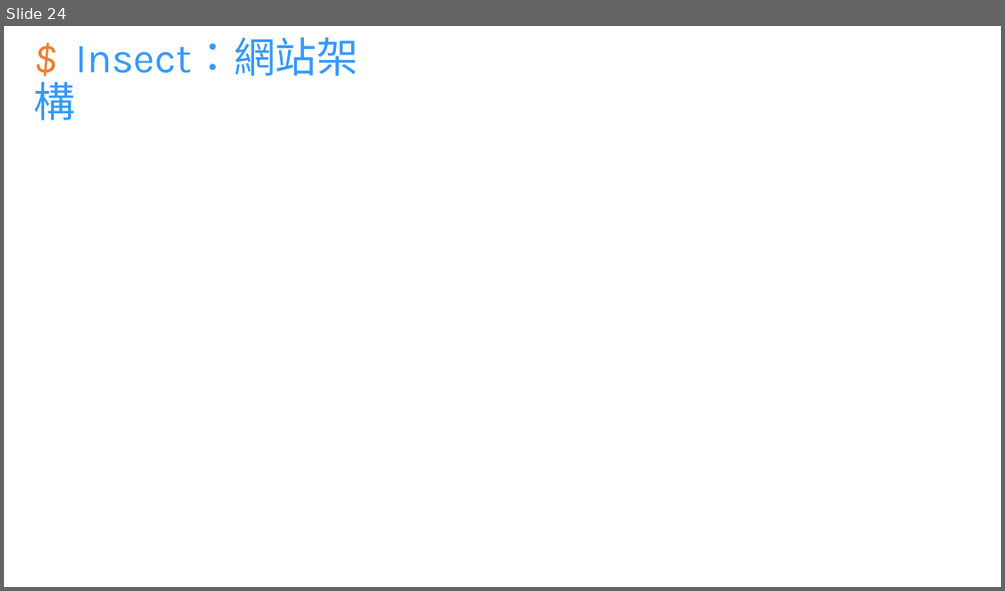
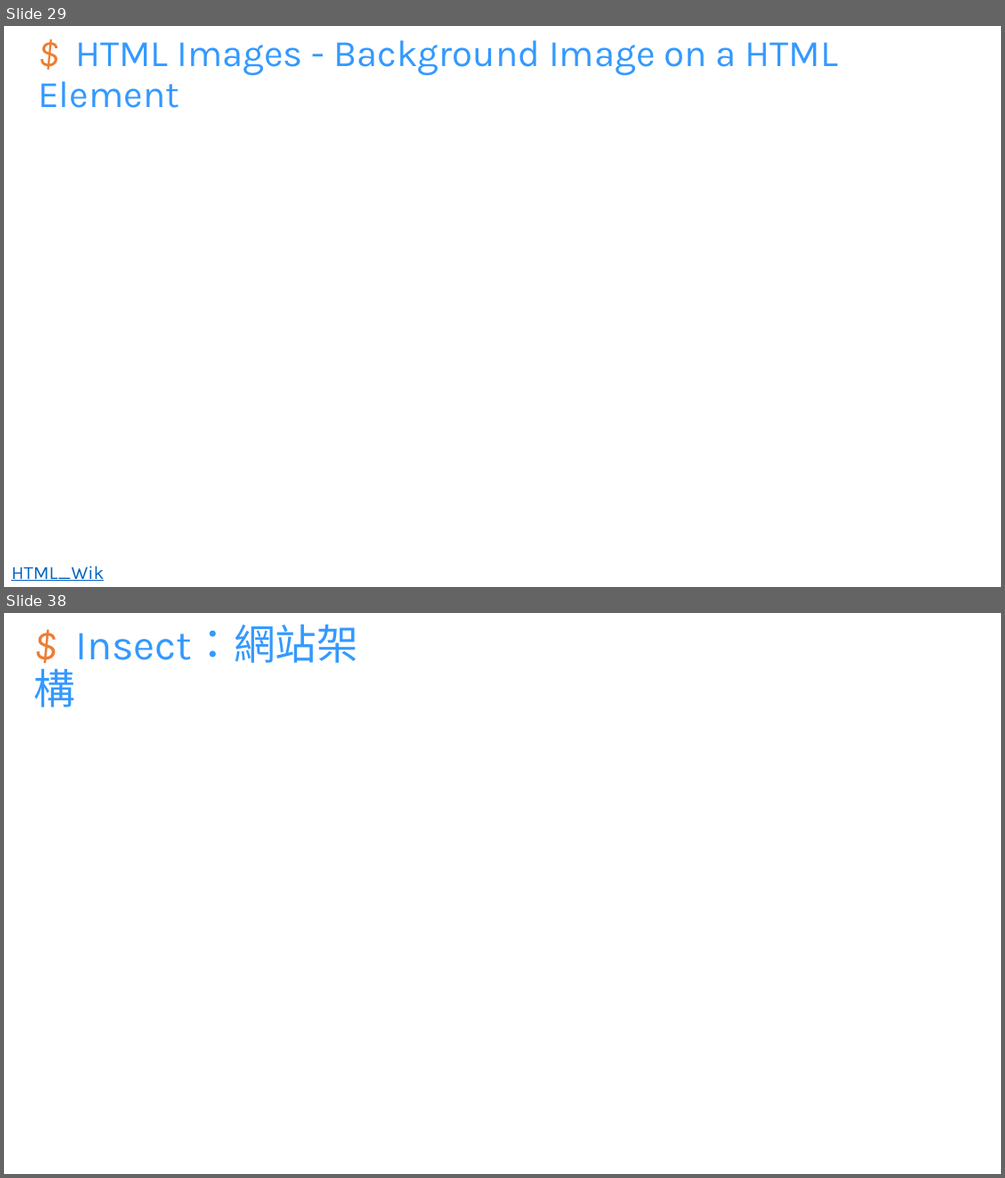
Before and after one commit to hehank/KSU_Class, a slide deck: Web/報告/網站開發技術_期末報告.pptm. Shown one above the other, each under a label of ours: slide 24 before the commit, slides 29 and 38 after it; the slides between them are not shown. The pictures are 1005x591 and 1005x1178 pixels, drawn with LibreOffice and Linux fonts; fonts in the diff are those of the drawing; background and template pictures are left out. Boxes give left, top, right and bottom in pixels: in the first picture for what was removed or moved away, otherwise in the second. Text is boxed around its words. In the diff, an @@ line names an element or a change of style, - is before the commit and + after.

```diff
--- a/Web/報告/網站開發技術_期末報告.pptm
+++ b/Web/報告/網站開發技術_期末報告.pptm
@@ slide 29 added at [4, 26, 1001, 587], background picture (left out) @@
@@ title added at [38, 40, 838, 108], 36 pt, text #3399FF @@
+$ HTML Images - Background Image on a HTML Element
@@ text added at [11, 565, 104, 580], 18 pt, text #0563C1, underline @@
+HTML_Wiki
@@ what was slide 24 is now slide 38 @@
```
Also in this commit, not shown: 7 slides changed, 13 other slides added, 10 other files.
